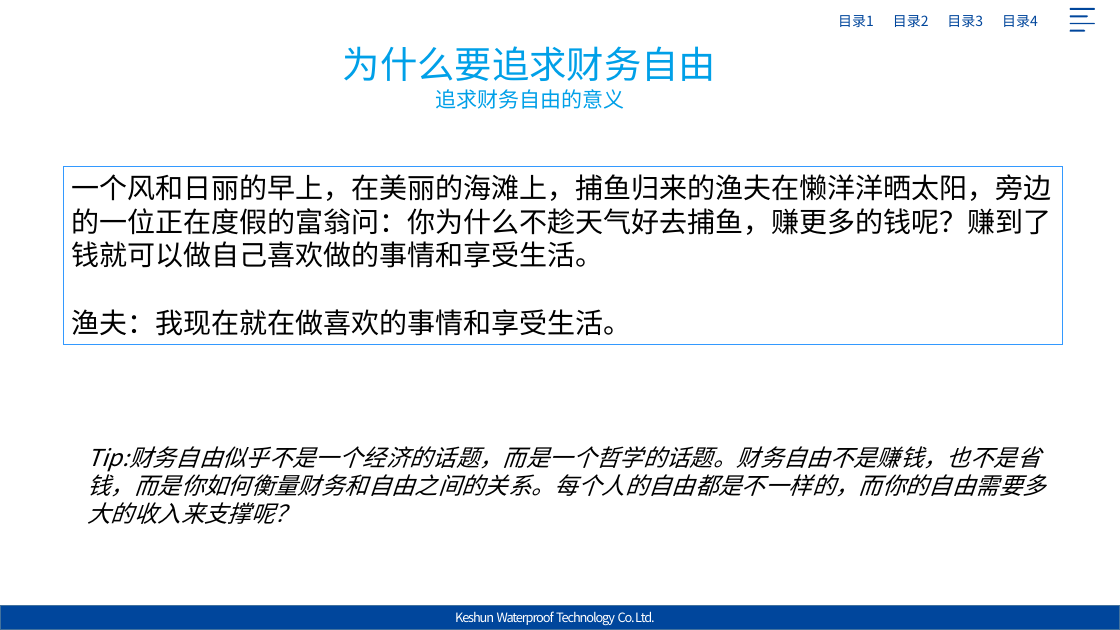
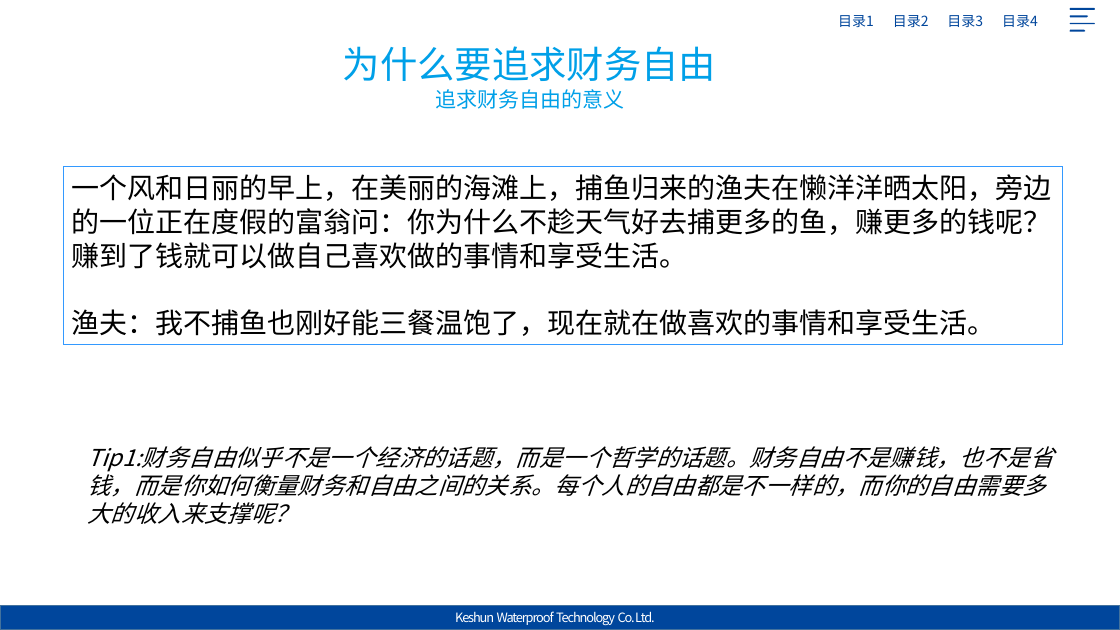
Before and after one commit to Jack-liangqihua/ABAP_CODER, a slide deck: slide 10 of 专题研究/晨会主题/201904财务自由.pptx. Drawn at 1120x630 pixels with LibreOffice and Linux fonts; fonts in the diff are those of the drawing; background and template pictures are left out. Boxes give left, top, right and bottom in pixels: in the first picture for what was removed or moved away, otherwise in the second. Text is boxed around its words. In the diff, an @@ line names an element or a change of style, - is before the commit and + after.

```diff
--- a/专题研究/晨会主题/201904财务自由.pptx
+++ b/专题研究/晨会主题/201904财务自由.pptx
@@ text in rectangle at [72, 174, 1052, 336]: text changed @@
-一个风和日丽的早上，在美丽的海滩上，捕鱼归来的渔夫在懒洋洋晒太阳，旁边的一位正在度假的富翁问：你为什么不趁天气好去捕鱼，赚更多的钱呢？赚到了钱就可以做自己喜欢做的事情和享受生活。
-渔夫：我现在就在做喜欢的事情和享受生活。
+一个风和日丽的早上，在美丽的海滩上，捕鱼归来的渔夫在懒洋洋晒太阳，旁边的一位正在度假的富翁问：你为什么不趁天气好去捕更多的鱼，赚更多的钱呢？赚到了钱就可以做自己喜欢做的事情和享受生活。
+渔夫：我不捕鱼也刚好能三餐温饱了，现在就在做喜欢的事情和享受生活。
@@ text at [88, 446, 1054, 524]: text changed @@
-Tip:财务自由似乎不是一个经济的话题，而是一个哲学的话题。财务自由不是赚钱，也不是省钱，而是你如何衡量财务和自由之间的关系。每个人的自由都是不一样的，而你的自由需要多大的收入来支撑呢？
+Tip1:财务自由似乎不是一个经济的话题，而是一个哲学的话题。财务自由不是赚钱，也不是省钱，而是你如何衡量财务和自由之间的关系。每个人的自由都是不一样的，而你的自由需要多大的收入来支撑呢？
```
Also in this commit, not shown: 9 other files.
